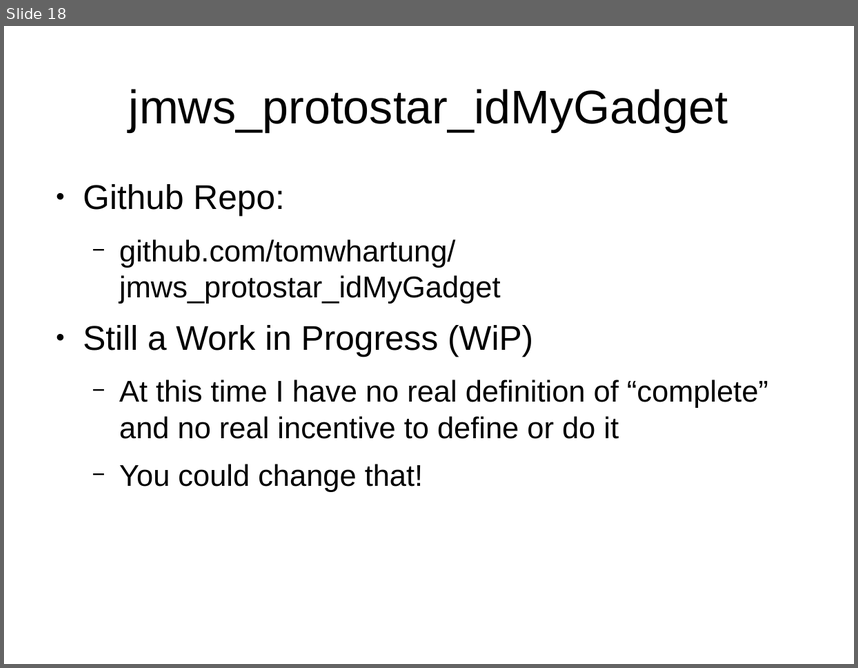
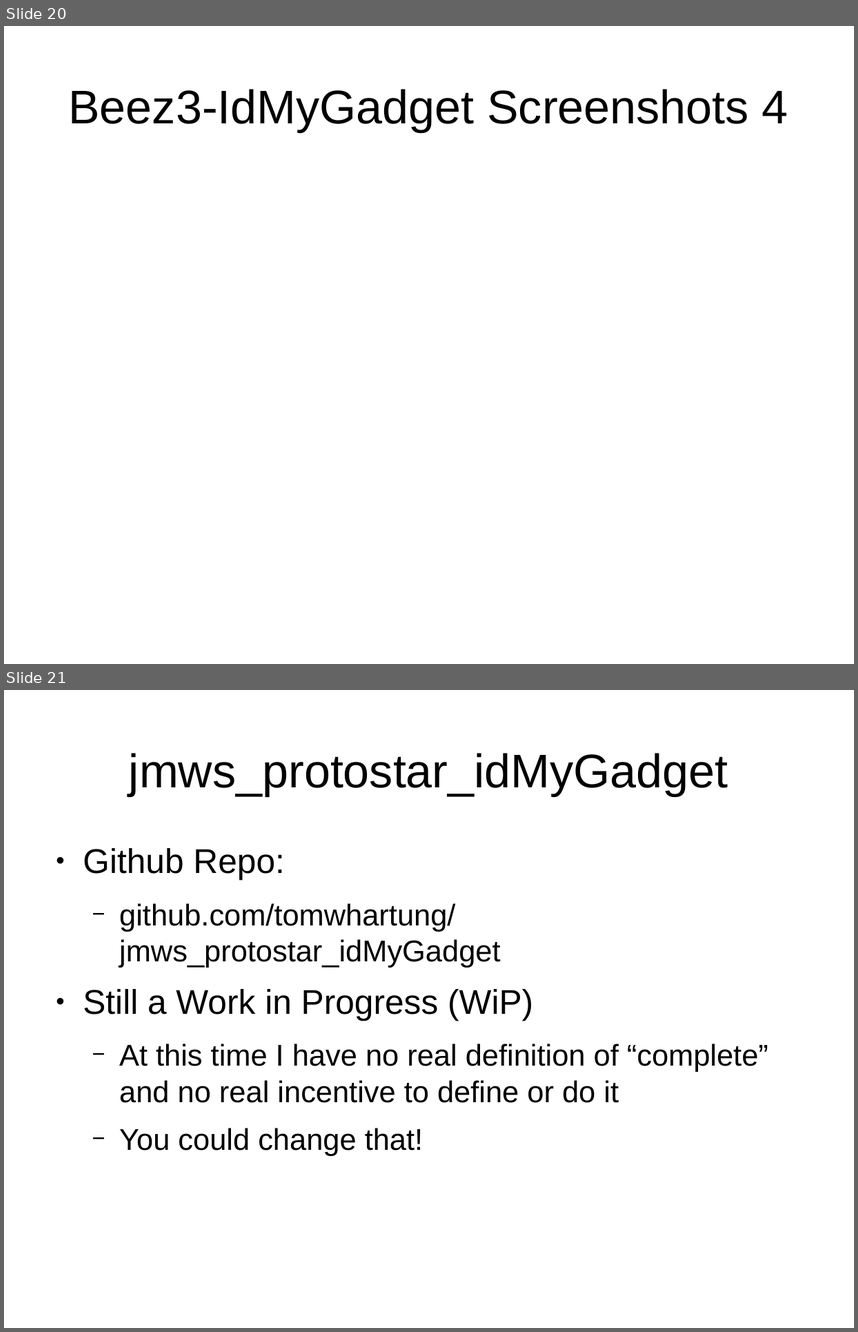
Before and after one commit to tomwhartung/jmws_accoutrements, a slide deck: presentations/2015_09-Joomla/Device_Detection-In_Protostar_and_Beez3.odp. Shown one above the other, each under a label of ours: slide 18 before the commit, slides 20 and 21 after it. The pictures are 858x668 and 858x1332 pixels, drawn with LibreOffice and Linux fonts; fonts in the diff are those of the drawing. Boxes give left, top, right and bottom in pixels: in the first picture for what was removed or moved away, otherwise in the second. Text is boxed around its words. In the diff, an @@ line names an element or a change of style, - is before the commit and + after.

```diff
--- a/presentations/2015_09-Joomla/Device_Detection-In_Protostar_and_Beez3.odp
+++ b/presentations/2015_09-Joomla/Device_Detection-In_Protostar_and_Beez3.odp
@@ slide 20 added at [4, 26, 854, 664], background #FFFFFF @@
@@ title added at [68, 89, 789, 132], 44 pt, text #000000 @@
+Beez3-IdMyGadget Screenshots 4
@@ what was slide 18 is now slide 21 @@
```
Also in this commit, not shown: 1 slide changed, 5 other slides added, 1 other file.
